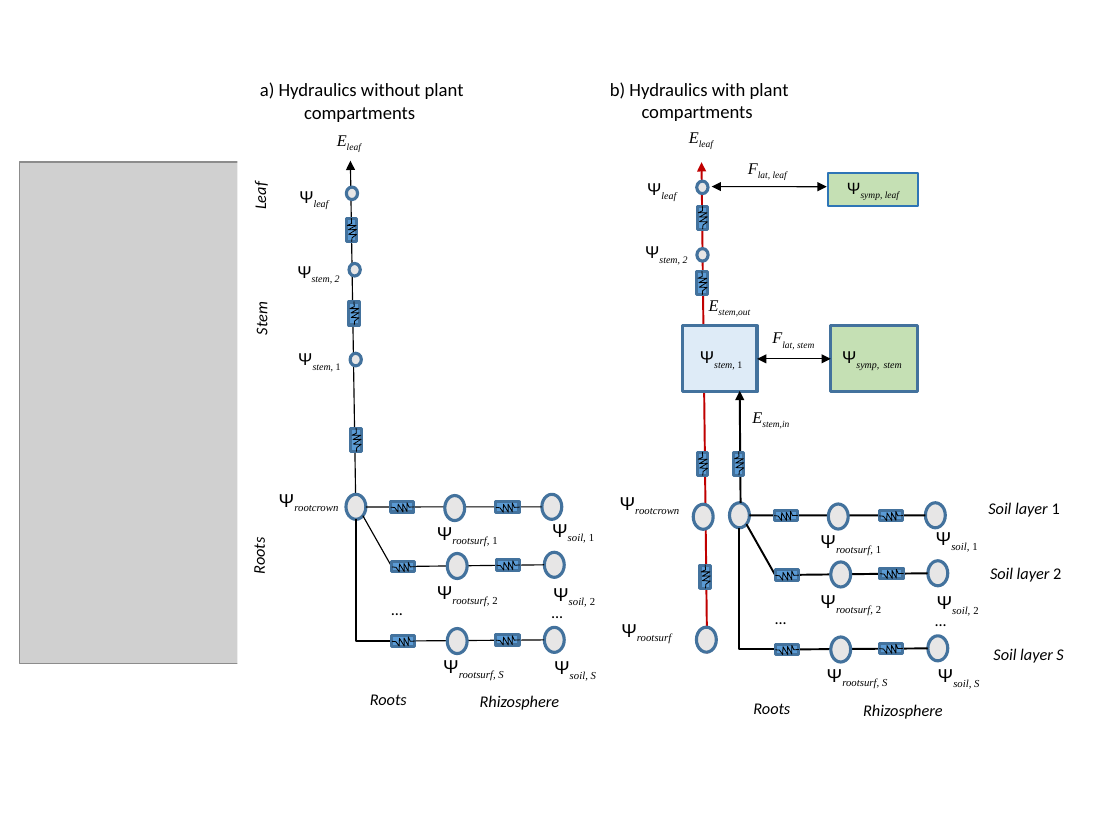
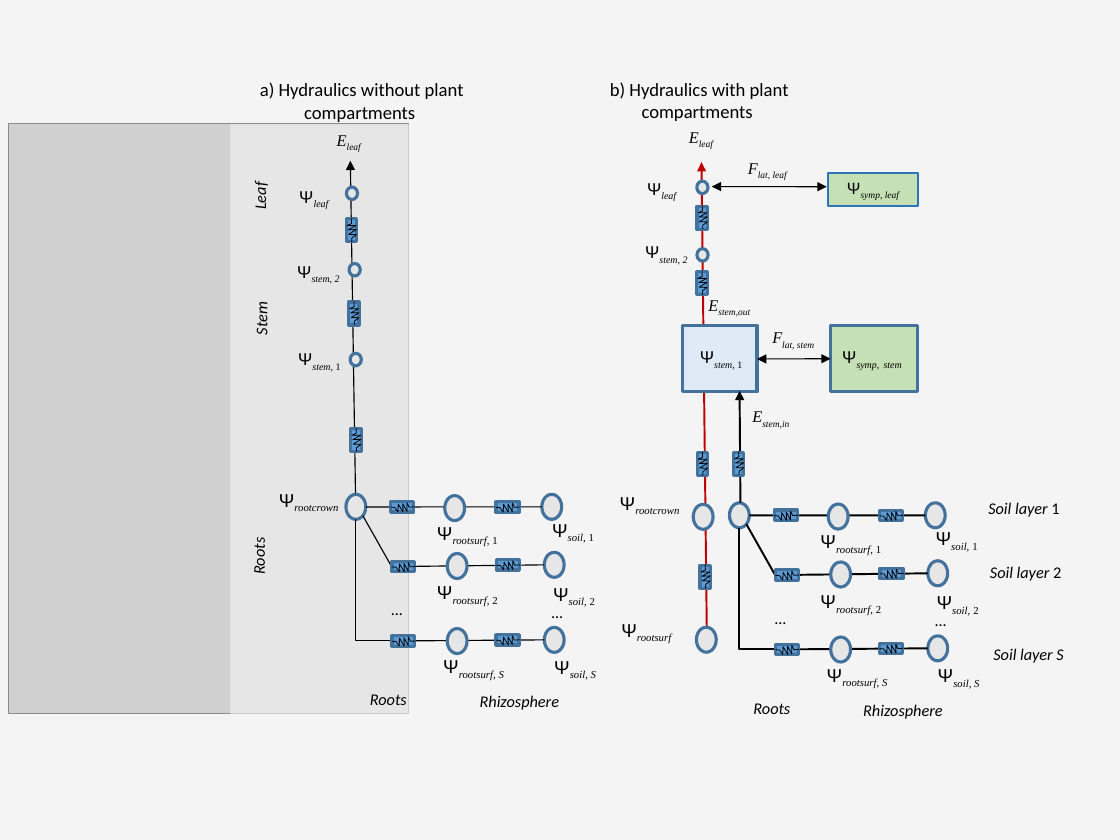
Before and after one commit to emf-creaf/medfatebook, a slide deck: slide 5 of Hydraulics.pptx. Drawn at 1120x840 pixels with LibreOffice and Linux fonts; fonts in the diff are those of the drawing; grey boxes stand for pictures. Boxes give left, top, right and bottom in pixels: in the first picture for what was removed or moved away, otherwise in the second. Text is boxed around its words. In the diff, an @@ line names an element or a change of style, - is before the commit and + after.

```diff
--- a/Hydraulics.pptx
+++ b/Hydraulics.pptx
@@ background #FFFFFF to #F4F4F4 @@
@@ rectangle removed at (x1=237, y1=114, x2=682, y2=672) @@
@@ picture resized from (x1=20, y1=162, x2=382, y2=664) to (x1=9, y1=123, x2=409, y2=713) @@
@@ rectangle added at (x1=231, y1=124, x2=1103, y2=731), fill #F4F4F4 at 62% opacity @@
@@ double arrow removed from (831, 358) to (757, 358) @@
@@ freeform shape added at (x1=757, y1=358, x2=831, y2=358), outline #000000 0.75 pt @@
@@ outline redrawn in 6 elements at (x1=390, y1=502, x2=414, y2=511), (x1=391, y1=563, x2=415, y2=572), (x1=391, y1=637, x2=415, y2=646), (x1=496, y1=636, x2=519, y2=645), (x1=349, y1=301, x2=358, y2=325), (x1=352, y1=428, x2=361, y2=451) @@
@@ elbow line (356, 520) - (392, 641): stroke #000000 0.74 pt to #000000 0.75 pt @@
@@ freeform shape at (x1=363, y1=515, x2=392, y2=566): outline #000000 0.74 pt to #000000 0.75 pt; outline redrawn @@
@@ outline #000000 0.74 pt to #000000 0.75 pt in 3 elements at (x1=351, y1=161, x2=356, y2=520), (x1=366, y1=507, x2=542, y2=507), (x1=404, y1=564, x2=544, y2=566) @@
@@ freeform shape at (x1=403, y1=640, x2=543, y2=641): outline #000000 0.74 pt to #000000 0.75 pt; outline redrawn @@
```
Also in this commit, not shown: 6 other slides changed, 4 other files.
